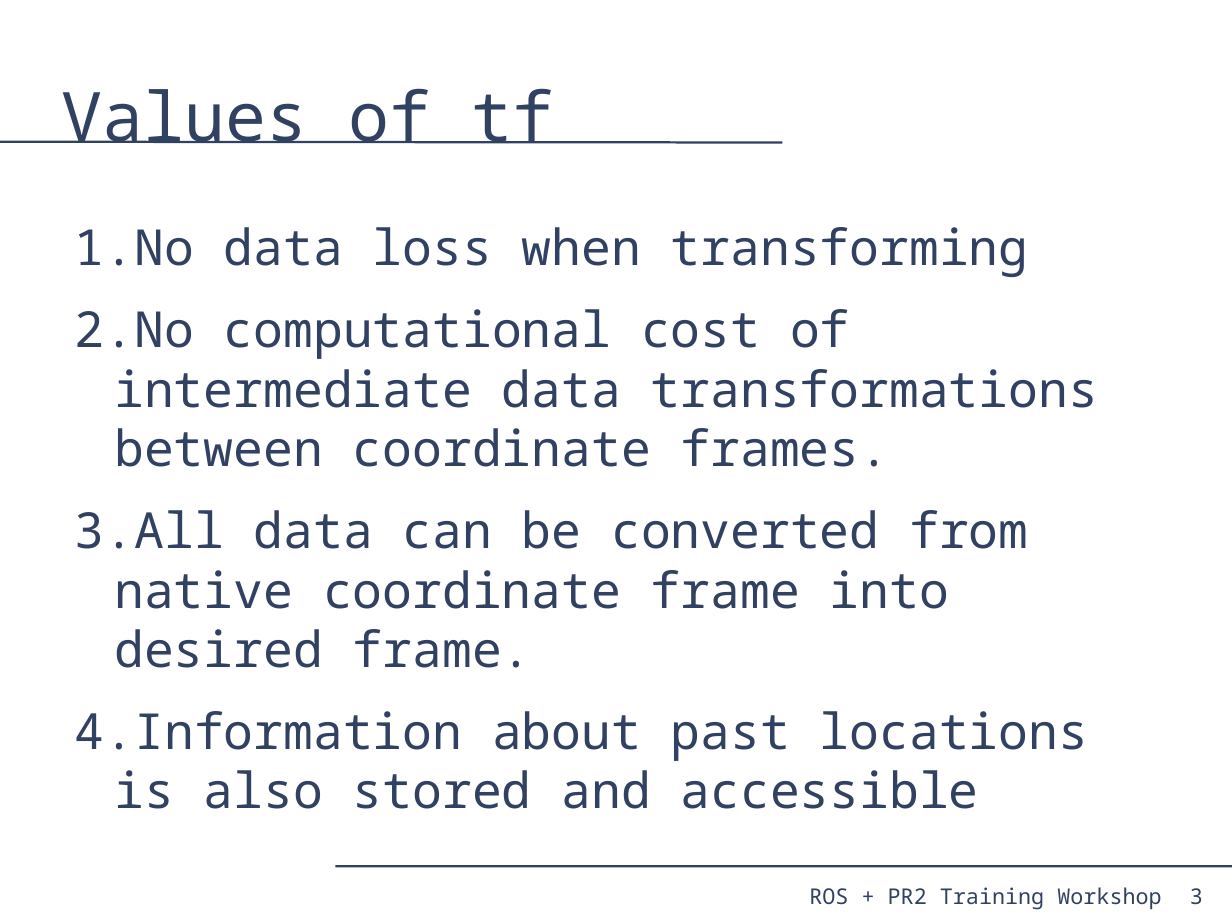
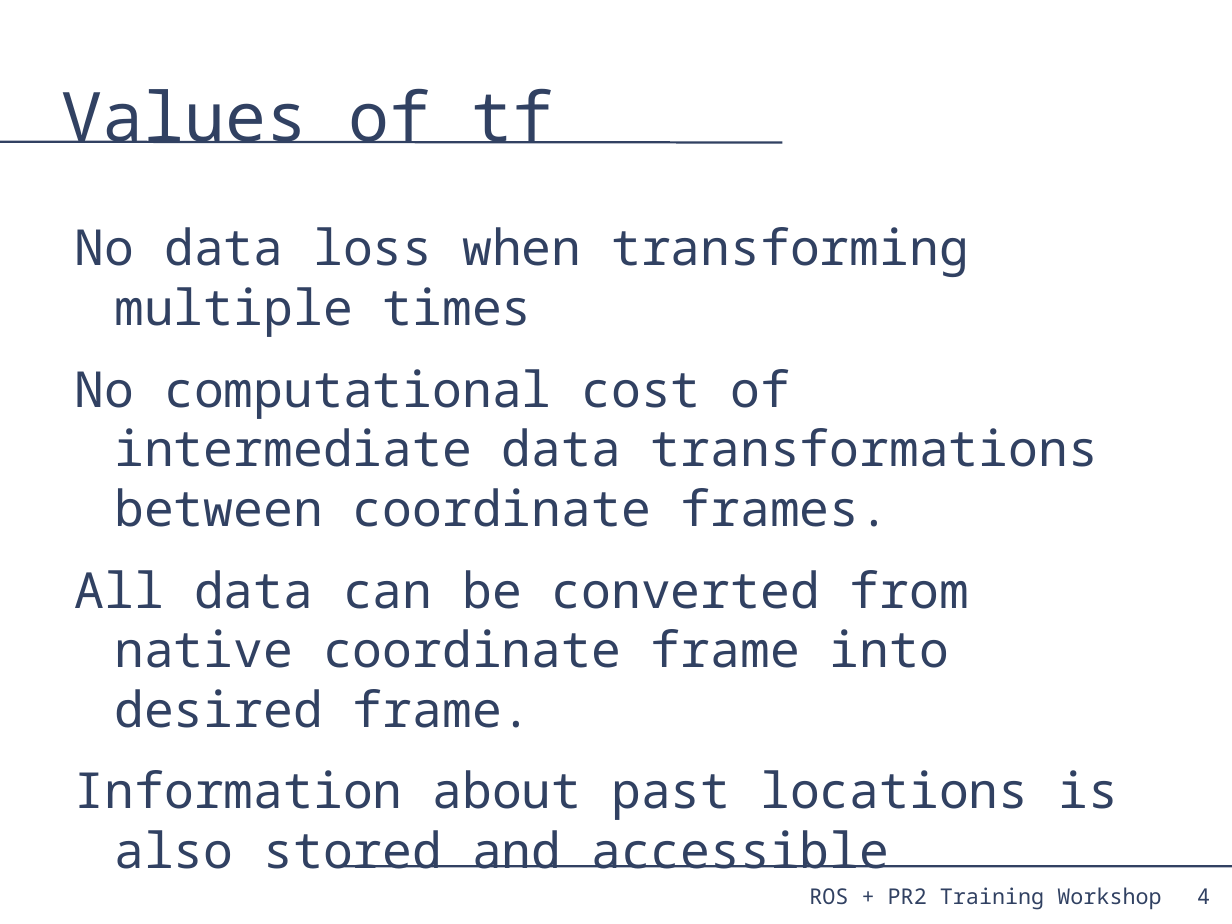
Before and after one commit to PR2/pr2_docs, a slide deck: slide 4 of pr2_training_workshop/tf/tf_training.odp (slide 3 before the commit). Drawn at 1232x924 pixels with LibreOffice and Linux fonts; fonts in the diff are those of the drawing. Boxes give left, top, right and bottom in pixels: in the first picture for what was removed or moved away, otherwise in the second. Text is boxed around its words. In the diff, an @@ line names an element or a change of style, - is before the commit and + after.

```diff
--- a/pr2_training_workshop/tf/tf_training.odp
+++ b/pr2_training_workshop/tf/tf_training.odp
@@ text at box(75, 227, 969, 337): text changed @@
-1. No data loss when transforming
+No data loss when transforming multiple times
@@ text at box(75, 369, 1118, 869): bullet 1. to none @@
@@ page number removed at box(1190, 888, 1203, 905) @@
-3
@@ page number added at box(1197, 888, 1210, 904), 14 pt, text #314162 @@
+4
```
Also in this commit, not shown: 20 other slides changed, 7 slides added.
